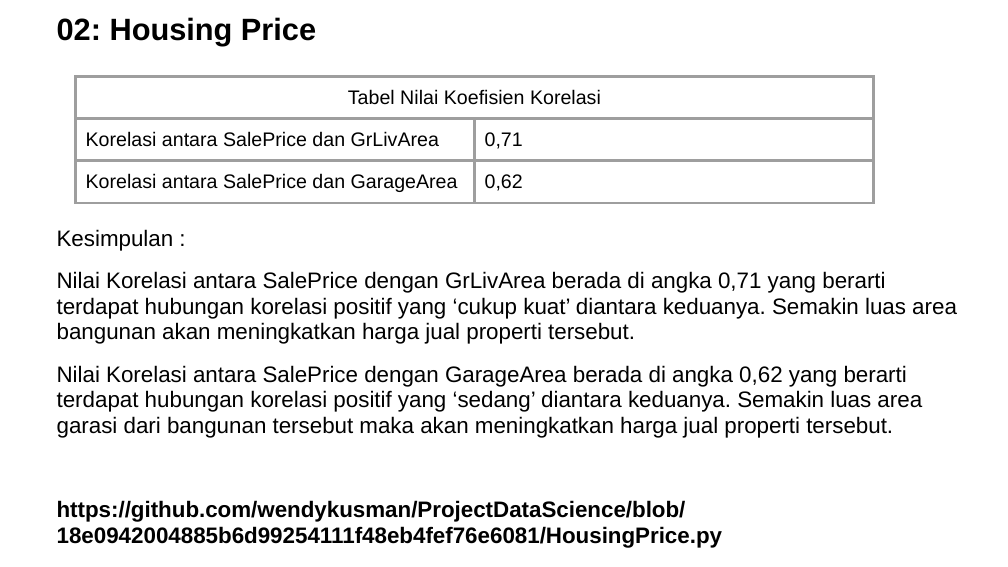
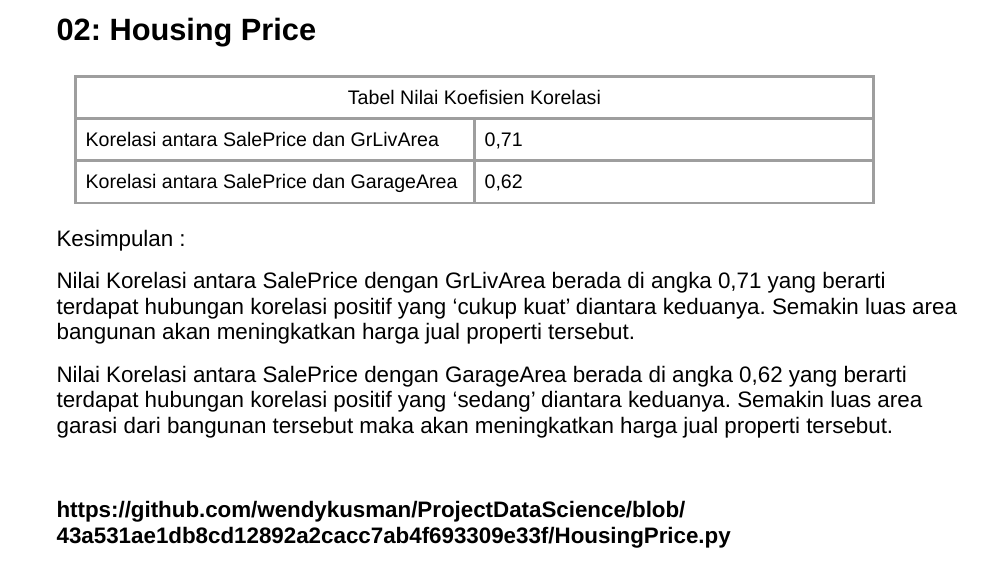
Before and after one commit to wendykusman/ProjectDataScience, a slide deck: slide 28 of DataScienceProject -Wendy Kusman.pptx. Drawn at 1008x567 pixels with LibreOffice and Linux fonts; fonts in the diff are those of the drawing; background and template pictures are left out. Boxes give left, top, right and bottom in pixels: in the first picture for what was removed or moved away, otherwise in the second. Text is boxed around its words. In the diff, an @@ line names an element or a change of style, - is before the commit and + after.

```diff
--- a/DataScienceProject -Wendy Kusman.pptx
+++ b/DataScienceProject -Wendy Kusman.pptx
@@ text at [57,500,731,548]: text changed @@
-https://github.com/wendykusman/ProjectDataScience/blob/18e0942004885b6d99254111f48eb4fef76e6081/HousingPrice.py
+https://github.com/wendykusman/ProjectDataScience/blob/43a531ae1db8cd12892a2cacc7ab4f693309e33f/HousingPrice.py
```
Also in this commit, not shown: 8 other slides changed, 7 slides added, 2 slides removed.
